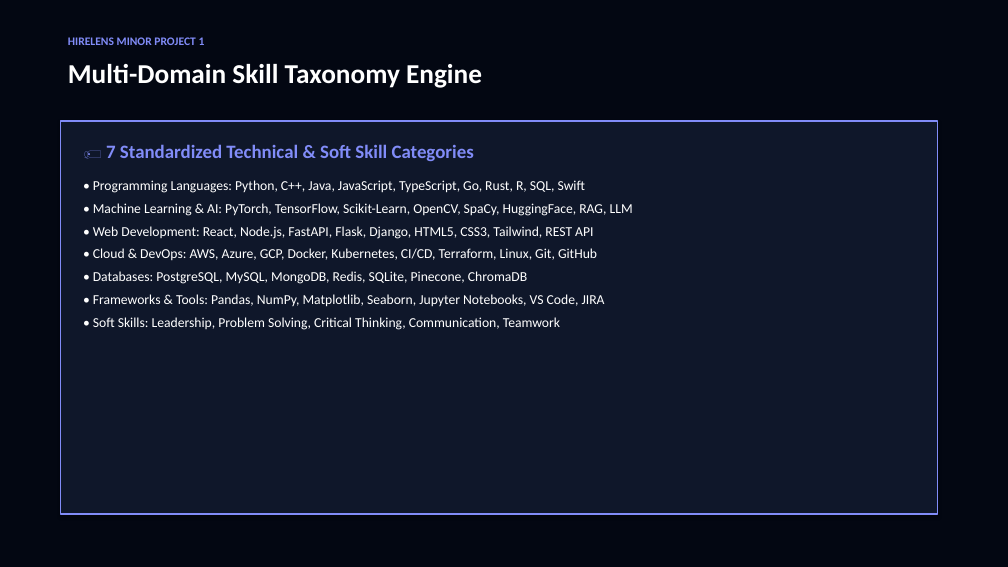
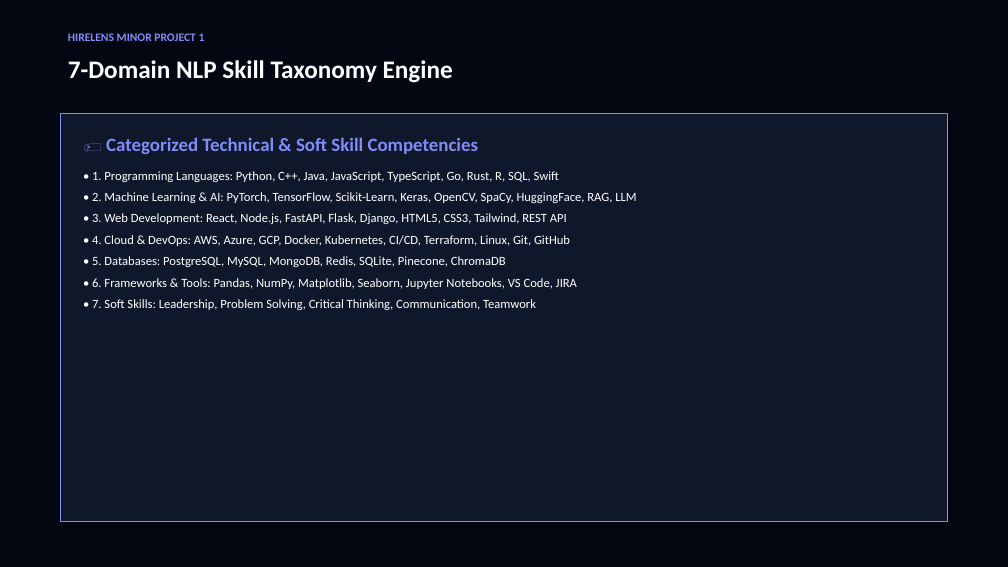
Before and after one commit to Aryan8182/Hirelens-ai-resume-analyzer, a slide deck: slide 7 of HireLens_Presentation.pptx (slide 5 before the commit). Drawn at 1008x567 pixels with LibreOffice and Linux fonts; fonts in the diff are those of the drawing. Boxes give left, top, right and bottom in pixels: in the first picture for what was removed or moved away, otherwise in the second. Text is boxed around its words. In the diff, an @@ line names an element or a change of style, - is before the commit and + after.

```diff
--- a/HireLens_Presentation.pptx
+++ b/HireLens_Presentation.pptx
@@ text "HIRELENS MINOR PROJECT 1": place and size @@
-text "HIRELENS MINOR PROJECT 1" at box(68, 37, 205, 45)
+text "HIRELENS MINOR PROJECT 1" at box(68, 33, 205, 41)
@@ text at box(68, 60, 453, 83): text changed; size 26 to 24 pt @@
-Multi-Domain Skill Taxonomy Engine
+7-Domain NLP Skill Taxonomy Engine
@@ rectangle: place and size @@
-rectangle at box(60, 121, 938, 514)
+rectangle at box(60, 113, 948, 522)
@@ text at box(92, 137, 636, 310): text changed; size 13 to 12 pt @@
-🏷️ 7 Standardized Technical & Soft Skill Categories
-• Programming Languages: Python, C++, Java, JavaScript, TypeScript, Go, Rust, R, SQL, Swift
-• Machine Learning & AI: PyTorch, TensorFlow, Scikit-Learn, OpenCV, SpaCy, HuggingFace, RAG, LLM
-• Web Development: React, Node.js, FastAPI, Flask, Django, HTML5, CSS3, Tailwind, REST API
-• Cloud & DevOps: AWS, Azure, GCP, Docker, Kubernetes, CI/CD, Terraform, Linux, Git, GitHub
-• Databases: PostgreSQL, MySQL, MongoDB, Redis, SQLite, Pinecone, ChromaDB
-• Frameworks & Tools: Pandas, NumPy, Matplotlib, Seaborn, Jupyter Notebooks, VS Code, JIRA
-• Soft Skills: Leadership, Problem Solving, Critical Thinking, Communication, Teamwork
+🏷️ Categorized Technical & Soft Skill Competencies
+• 1. Programming Languages: Python, C++, Java, JavaScript, TypeScript, Go, Rust, R, SQL, Swift
+• 2. Machine Learning & AI: PyTorch, TensorFlow, Scikit-Learn, Keras, OpenCV, SpaCy, HuggingFace, RAG, LLM
+• 3. Web Development: React, Node.js, FastAPI, Flask, Django, HTML5, CSS3, Tailwind, REST API
+• 4. Cloud & DevOps: AWS, Azure, GCP, Docker, Kubernetes, CI/CD, Terraform, Linux, Git, GitHub
+• 5. Databases: PostgreSQL, MySQL, MongoDB, Redis, SQLite, Pinecone, ChromaDB
+• 6. Frameworks & Tools: Pandas, NumPy, Matplotlib, Seaborn, Jupyter Notebooks, VS Code, JIRA
+• 7. Soft Skills: Leadership, Problem Solving, Critical Thinking, Communication, Teamwork
```
Also in this commit, not shown: 6 other slides changed, 5 slides added, 3 slides removed, 1 other file.
